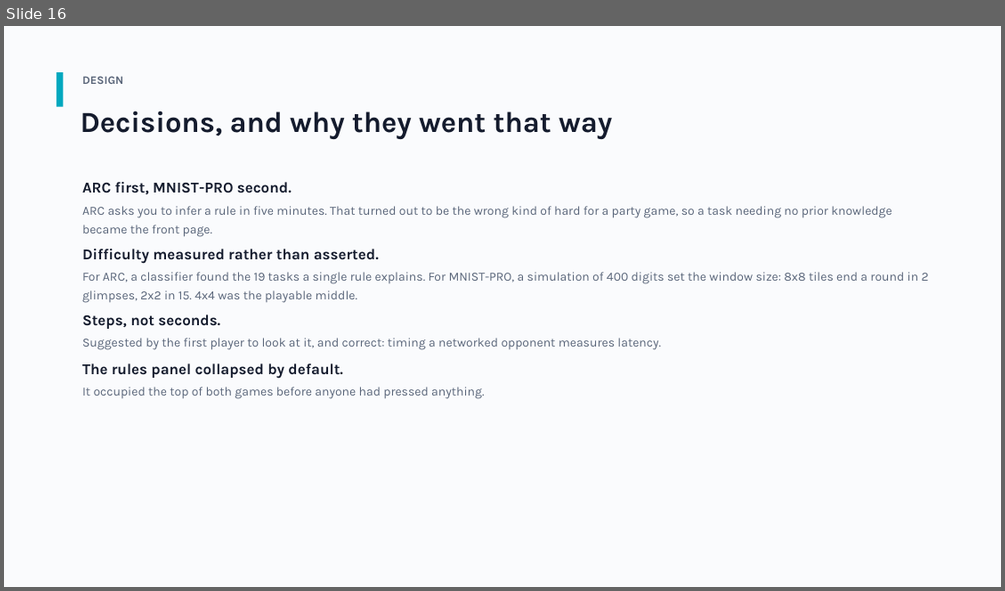
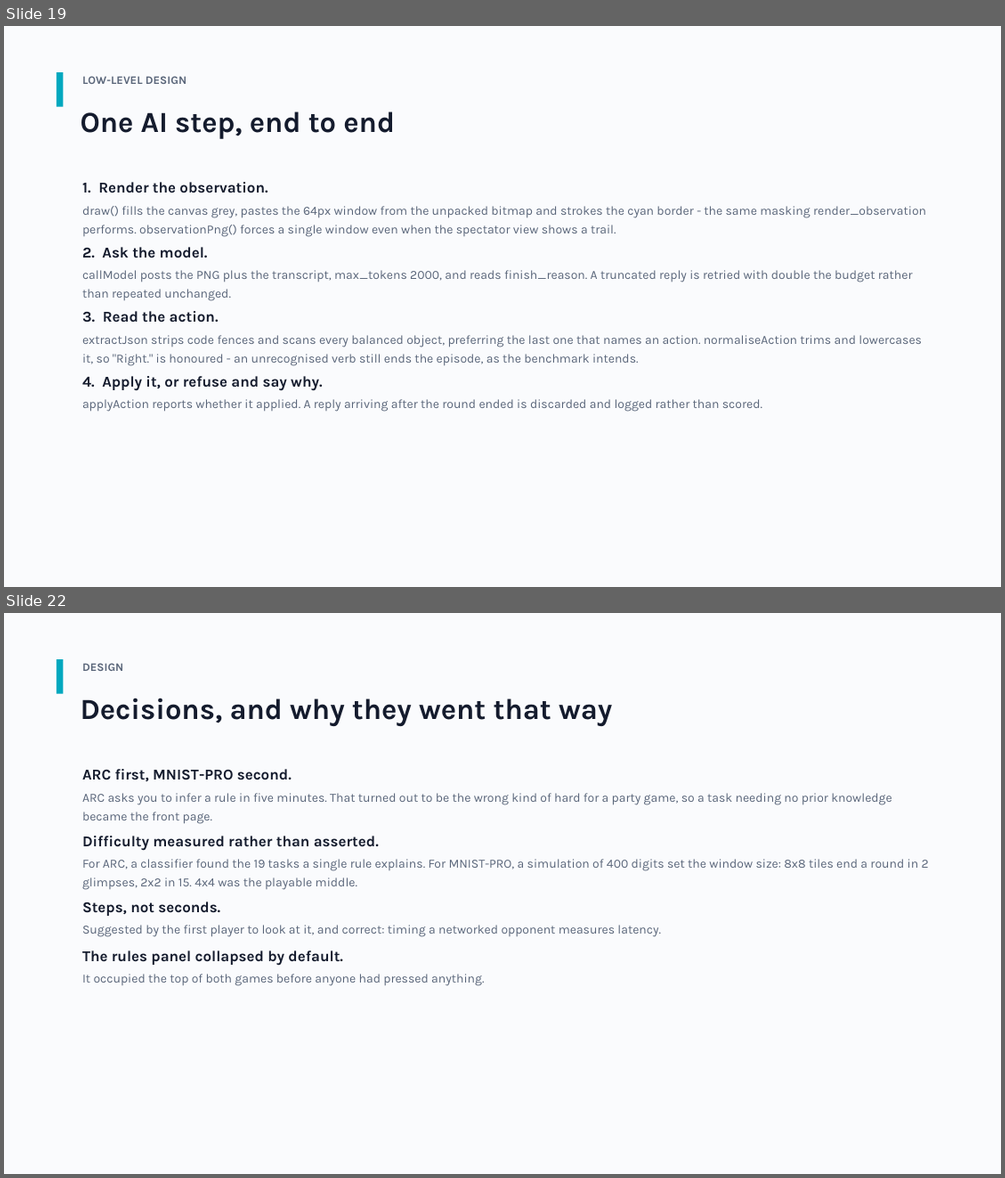
Before and after one commit to panandi/mnistpro, a slide deck: docs/MNIST-PRO-overview.pptx. Shown one above the other, each under a label of ours: slide 16 before the commit, slides 19 and 22 after it; the slides between them are not shown. The pictures are 1005x591 and 1005x1178 pixels, drawn with LibreOffice and Linux fonts; fonts in the diff are those of the drawing. Boxes give left, top, right and bottom in pixels: in the first picture for what was removed or moved away, otherwise in the second. Text is boxed around its words. In the diff, an @@ line names an element or a change of style, - is before the commit and + after.

```diff
--- a/docs/MNIST-PRO-overview.pptx
+++ b/docs/MNIST-PRO-overview.pptx
@@ slide 19 added at [4,26,1001,587], background #FFFFFF @@
@@ rectangle added at [4,26,1001,587], fill #FAFBFD @@
@@ rectangle added at [57,72,63,107], fill #00A8BF @@
@@ text added at [82,76,186,84], 11 pt, text #5A667A, bold @@
+LOW-LEVEL DESIGN
@@ text added at [81,111,395,139], 28 pt, text #141B2D, bold @@
+One AI step, end to end
@@ text added at [82,182,267,193], 14.5 pt, text #141B2D, bold @@
+1. Render the observation.
@@ text added at [82,206,926,237], 12 pt, text #5A667A @@
+draw() fills the canvas grey, pastes the 64px window from the unpacked bitmap and strokes the cyan border - the same masking render_observation performs. observationPng() forces a single window even when the spectator view shows a trail.
@@ text added at [82,247,208,258], 14.5 pt, text #141B2D, bold @@
+2. Ask the model.
@@ text added at [82,270,913,301], 12 pt, text #5A667A @@
+callModel posts the PNG plus the transcript, max_tokens 2000, and reads finish_reason. A truncated reply is retried with double the budget rather than repeated unchanged.
@@ text added at [82,311,218,322], 14.5 pt, text #141B2D, bold @@
+3. Read the action.
@@ text added at [82,335,922,366], 12 pt, text #5A667A @@
+extractJson strips code fences and scans every balanced object, preferring the last one that names an action. normaliseAction trims and lowercases it, so "Right." is honoured - an unrecognised verb still ends the episode, as the benchmark intends.
@@ text added at [82,376,323,391], 14.5 pt, text #141B2D, bold @@
+4. Apply it, or refuse and say why.
@@ text added at [82,399,762,411], 12 pt, text #5A667A @@
+applyAction reports whether it applied. A reply arriving after the round ended is discarded and logged rather than scored.
@@ what was slide 16 is now slide 22 @@
```
Also in this commit, not shown: 5 other slides added.
